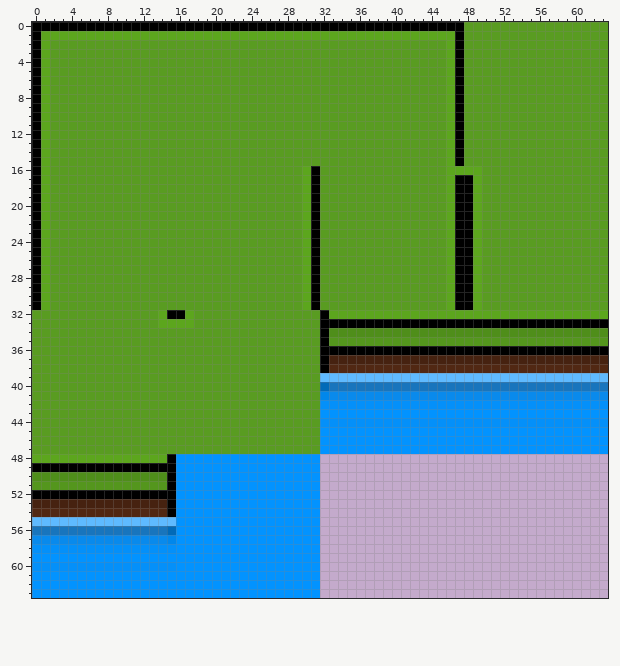
Two versions of one pixel-art file, art/tilesets/grasslands.aseprite. This is how it looked before the edit.
64x64 pixels, 1 frame. Colours within 5 levels of each other are drawn and written as one.
Now the later version:
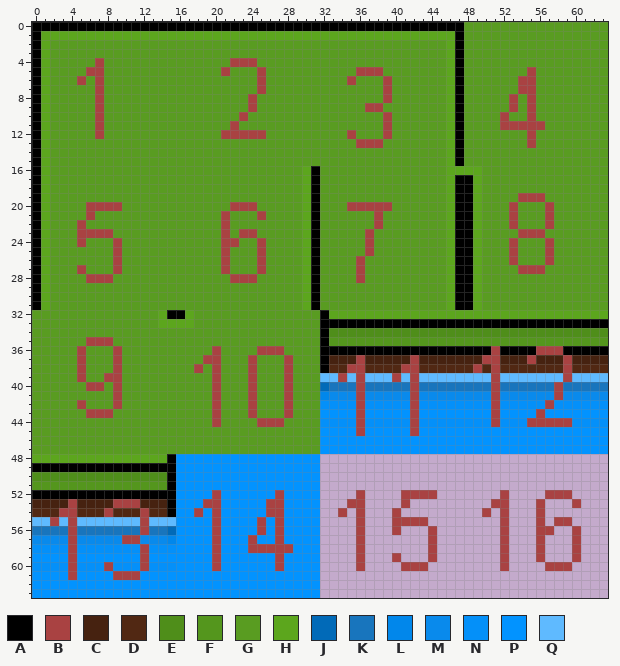
Palette (. is transparent): A #000000  B #a94242  C #462210  D #512813  E #4f8e1a  F #54961d  G #599c21  H #5ca61d  J #016ab8  K #1875bd  L #0187eb  M #098aec  N #0490f9  P #0293ff  Q #5fbaff
Diff:
layer "Layer 2" added
Layer "Layer 2":
There is now colour B in row 52 at x 36, 41 to 44, 52 and 57 to 59; in row 53 at x 35 to 36, 41, 51 to 52, 56 and 60; in row 54 at x 34, 36, 40, 50, 52 and 56; in row 55 at x 36, 40 to 43, 52, 56 and 58 to 59; in row 56 at x 36, 40, 44, 52, 56 to 57 and 60; in rows 57 to 58 at x 36, 44, 52, 56 and 60.
There is now colour B in row 59 at x 36, 40, 44, 52, 56 and 60; in row 60 at x 36, 41 to 43, 52 and 57 to 59.
The edit turns colour A into colour B in row 36 at x 51 and 56 to 58.
The edit turns colour C into colour B in row 37 at x 36, 42, 50 to 51, 55 and 59; in row 53 at x 4 and 9 to 11.
The edit turns colour D into colour B in row 38 at x 35 to 36, 41 to 42, 49, 51 and 59; in row 54 at x 3 to 4, 8 and 12.
The edit turns colour G into colour B in row 4 at x 7 and 22 to 24; in row 5 at x 6 to 7, 21, 25, 36 to 38 and 55; in row 6 at x 5, 7, 25, 35, 39 and 54 to 55; in row 7 at x 7, 25, 39 and 54 to 55; in row 8 at x 7, 24, 39, 53 and 55; in row 9 at x 7, 24, 37 to 38, 53 and 55.
The edit turns colour G into colour B in row 10 at x 7, 23, 39, 52 and 55; in row 11 at x 7, 22, 39 and 52 to 56; in row 12 at x 7, 21 to 25, 35, 39 and 55; in row 13 at x 36 to 38 and 55; in row 19 at x 54 to 56; in row 20 at x 6 to 9, 22 to 24, 35 to 39, 53 and 57.
The edit turns colour G into colour B in row 21 at x 6, 21, 25, 38, 53 and 57; in row 22 at x 5, 21, 38, 53 and 57; in row 23 at x 5 to 8, 21, 23 to 24, 37 and 54 to 56; in row 24 at x 5, 9, 21 to 22, 25, 37, 53 and 57; in row 25 at x 9, 21, 25, 37, 53 and 57; in row 26 at x 9, 21, 25, 36, 53 and 57.
The edit turns colour G into colour B in row 27 at x 5, 9, 21, 25, 36 and 54 to 56; in row 28 at x 6 to 8, 22 to 24 and 36; in row 35 at x 6 to 8; in row 36 at x 5, 9, 20 and 25 to 27; in row 37 at x 5, 9, 19 to 20, 24 and 28; in row 38 at x 5, 9, 18, 20, 24 and 28.
The edit turns colour G into colour B in row 39 at x 5, 8 to 9, 20, 24 and 28; in row 40 at x 6 to 7, 9, 20, 24 and 28; in row 41 at x 9, 20, 24 and 28; in row 42 at x 5, 9, 20, 24 and 28; in row 43 at x 6 to 8, 20, 24 and 28; in row 44 at x 20 and 25 to 27.
The edit turns colour K into colour B in row 40 at x 36, 42, 51 and 58; in row 56 at x 4 and 12.
The edit turns colour M into colour B in row 41 at x 36, 42, 51 and 58; in row 57 at x 4 and 10 to 11.
The edit turns colour N into colour B in row 42 at x 36, 42, 51 and 57; in row 44 at x 36, 42, 51 and 55 to 59; in row 58 at x 4 and 12; in row 60 at x 4, 8 and 12.
The edit turns colour P into colour B in row 43 at x 36, 42, 51 and 56; in row 45 at x 36 and 42; in row 52 at x 20 and 27; in row 53 at x 19 to 20 and 26 to 27; in row 54 at x 18, 20 and 26 to 27; in rows 55 to 56 at x 20, 25 and 27.
The edit turns colour P into colour B in row 57 at x 20, 24 and 27; in row 58 at x 20 and 24 to 28; in row 59 at x 4, 12, 20 and 27; in row 60 at x 20 and 27; in row 61 at x 4 and 9 to 11.
The edit turns colour Q into colour B in row 39 at x 34, 36, 40, 42, 51 and 59; in row 55 at x 2, 4 and 12.
